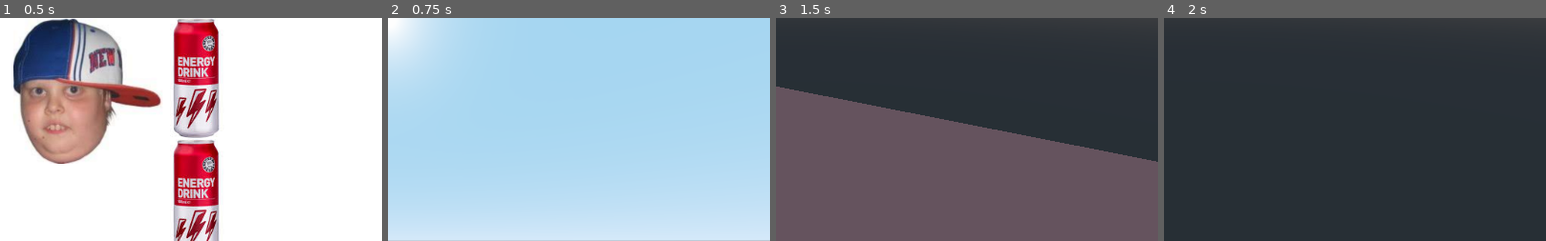
Above: before the commit, frames 1-4 (left to right).
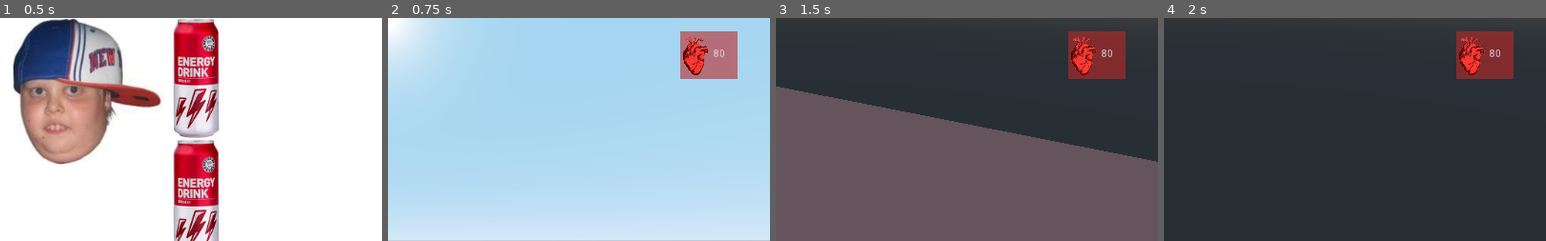
Above: after the commit, the same moments.

Repository: Plopsiskopsis/heartbeat
Game: Godot game, scene res://Menu/Menu.tscn
Two runs of this game, one before a commit and one after it. Both use one fixed random seed, a clock stepped at 60 frames per second and the inputs below. The engine's default icon, where the game draws it, is replaced by a stand-in: a white triangle on a blue panel in a dark square.
Inputs (mouse positions are % of the whole screen's width and height, from its top left):
- Up to frame 1 (0.5 s): no input
- Up to frame 2 (0.75 s): click "Start" at 0.5 s
- Up to frame 3 (1.5 s): tap Enter at 1.25 s; move the mouse to (55, 50) at 1.27 s; hold W (move_forward) from 1.28 s (still down); tap E (action) at 1.35 s
- Up to frame 4 (2 s): keep holding W (move_forward); tap Space (jump) at 1.52 s; right-click (55, 50) at 1.55 s
The pictures show only the part of the screen within x 50-100%, y 0-50%; the shares and areas given below are measured in that part.

Frame 1 is identical in both runs. In frame 2, 3.2% of the frame differs, in the area x 76-92%, y 5-28%; in frame 3, 3.2%; in frame 4, 3.2%.

Commit message:
heartbeats

Diff:
--- a/game/2D_minigame/Minigame.gd
+++ b/game/2D_minigame/Minigame.gd
@@ -1,22 +1,22 @@
 extends Node2D
 
 
-onready var label = $Label
-onready var progress_bar = $ProgressBar
-onready var buffer_timer = $Timer
-var possible_inputs = ["Up", "Left", "Down", "Right"]
-var correct_answer
-var score = 0
-export var max_score = 20
+onready var label :Object = $Label
+onready var progress_bar :Object = $ProgressBar
+onready var buffer_timer :Object = $Timer
+var possible_inputs :Array = ["Up", "Left", "Down", "Right"]
+var correct_answer :String
+var score :int = 0
+export var max_score :int = 20
 
 
-func _ready():
+func _ready() -> void:
 	new_answer()
 	progress_bar.max_value = max_score
 
 
 # warning-ignore:unused_argument
-func _input(event):
+func _input(event) -> void:
 	if Input.is_action_just_pressed("ui_up"):
 		check_answer("Up")
 	if Input.is_action_just_pressed("ui_down"):
@@ -27,7 +27,7 @@
 		check_answer("Right")
 
 
-func check_answer(input):
+func check_answer(input) -> void:
 	if input == correct_answer:
 		answer_was_correct()
 	else:
@@ -35,7 +35,7 @@
 		score -= 1
 		progress_bar.value = score
 
-func answer_was_correct():
+func answer_was_correct() -> void:
 	print("Oikein!")
 	score += 1
 	progress_bar.value = score
@@ -45,13 +45,13 @@
 		new_answer()
 
 
-func new_answer():
+func new_answer() -> void:
 	randomize()
 	possible_inputs.shuffle()
 	correct_answer = possible_inputs.front()
 	label.text = correct_answer
 
 
-func win():
+func win() -> void:
 	#TODO: tähä sit jotai lol
 	print("Voitit pelin!")
--- a/game/3D_level/3D_level.gd
+++ b/game/3D_level/3D_level.gd
@@ -1,5 +1,4 @@
 extends Spatial
 
 func _ready():
-
 	Input.set_mouse_mode(Input.MOUSE_MODE_CAPTURED)
--- a/game/3D_level/Player.gd
+++ b/game/3D_level/Player.gd
@@ -10,6 +10,7 @@
 var gravity :float = -9.8 * 3
 var flying :bool = false
 var es_drinks : int = 0
+var bpm :float = 80.0
 
 const MAX_SPEED :float = 20.0
 const MAX_RUNNING_SPEED :float = 30.0
@@ -21,8 +22,13 @@
 
 var jump_height :float = 15.0
 
+func _process(delta):
+	$UI
+
 func _ready():
 	Global.player = self
+	$UI.heartbeat()
+	$heart_timer.wait_time = 60.0 / bpm
 
 func _physics_process(delta) -> void:
 	if flying:
@@ -31,7 +37,7 @@
 		walk(delta)
 
 
-func check_drinks():
+func check_drinks() -> void:
 	if es_drinks >= 0:
 		$head/Camera/es.visible = false
 
@@ -40,6 +46,8 @@
 		if es_drinks > 0:
 			es_drinks -= 1
 			$AnimationPlayer.play("drink")
+			bpm += 10
+			$heart_timer.wait_time = 60.0 / bpm
 
 	if event is InputEventMouseMotion:
 		rotate_y(deg2rad(-event.relative.x * mouse_sensitivity))
@@ -120,3 +128,7 @@
 	velocity = velocity.linear_interpolate(target,FLY_ACCEL * delta)
 # warning-ignore:return_value_discarded
 	move_and_slide(velocity)
+
+
+func _on_heart_timer_timeout() -> void:
+	$UI.heartbeat()
--- a/game/3D_level/Player.tscn
+++ b/game/3D_level/Player.tscn
@@ -1,7 +1,8 @@
-[gd_scene load_steps=5 format=2]
+[gd_scene load_steps=6 format=2]
 
 [ext_resource path="res://3D_level/Player.gd" type="Script" id=1]
 [ext_resource path="res://3D_level/objektit/es.tscn" type="PackedScene" id=2]
+[ext_resource path="res://UI/UI.tscn" type="PackedScene" id=3]
 
 [sub_resource type="CapsuleShape" id=1]
 
@@ -65,3 +66,11 @@
 
 [node name="AnimationPlayer" type="AnimationPlayer" parent="."]
 anims/drink = SubResource( 2 )
+
+[node name="UI" parent="." instance=ExtResource( 3 )]
+
+[node name="heart_timer" type="Timer" parent="."]
+wait_time = 0.75
+autostart = true
+
+[connection signal="timeout" from="heart_timer" to="." method="_on_heart_timer_timeout"]
--- /dev/null
+++ b/game/UI/UI.gd
@@ -0,0 +1,5 @@
+extends Control
+
+func heartbeat() -> void:
+	$Heart.beat()
+	$Heart/Label.text = str(Global.player.bpm)
--- /dev/null
+++ b/game/UI/UI.tscn
@@ -0,0 +1,35 @@
+[gd_scene load_steps=3 format=2]
+
+[ext_resource path="res://UI/Heart.tscn" type="PackedScene" id=1]
+[ext_resource path="res://UI/UI.gd" type="Script" id=2]
+
+[node name="UI" type="Control"]
+anchor_right = 1.0
+anchor_bottom = 1.0
+script = ExtResource( 2 )
+__meta__ = {
+"_edit_use_anchors_": false
+}
+
+[node name="ColorRect" type="ColorRect" parent="."]
+margin_left = 904.0
+margin_top = 18.0
+margin_right = 981.0
+margin_bottom = 82.0
+color = Color( 0.741176, 0.160784, 0.160784, 0.6 )
+__meta__ = {
+"_edit_use_anchors_": false
+}
+
+[node name="Heart" parent="." instance=ExtResource( 1 )]
+position = Vector2( 923.685, 51.4256 )
+
+[node name="Label" type="Label" parent="Heart"]
+margin_left = 23.6465
+margin_top = -10.0104
+margin_right = 53.6465
+margin_bottom = 7.98959
+text = "100"
+__meta__ = {
+"_edit_use_anchors_": false
+}
